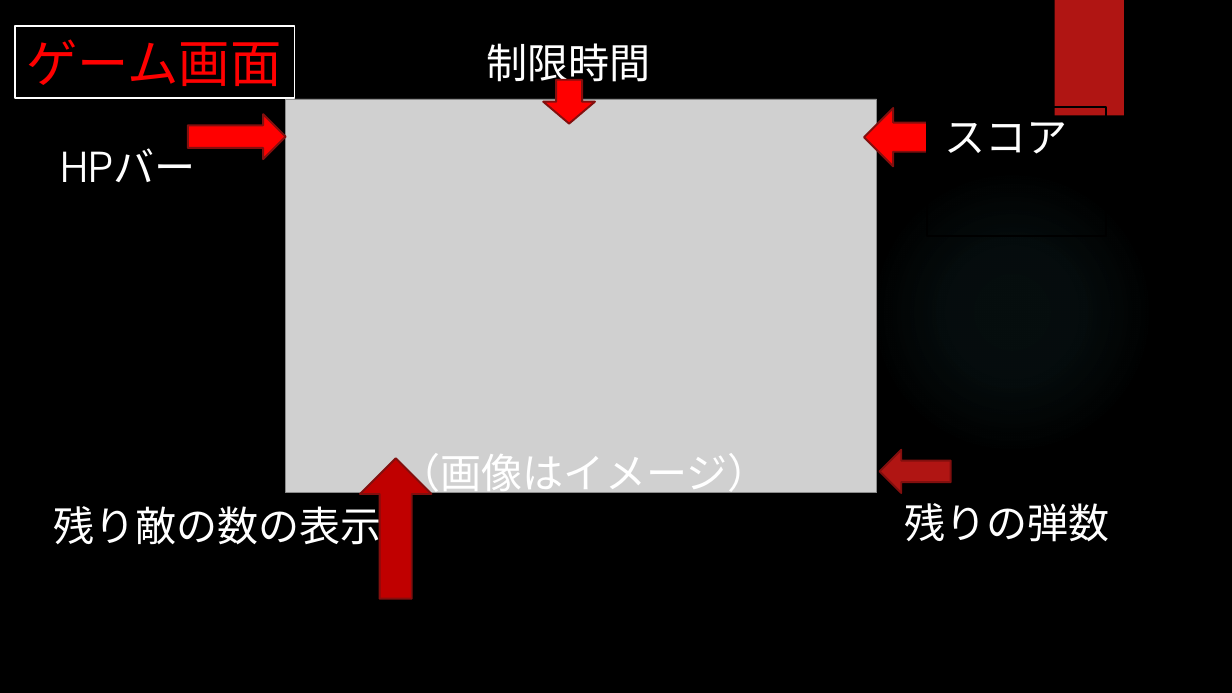
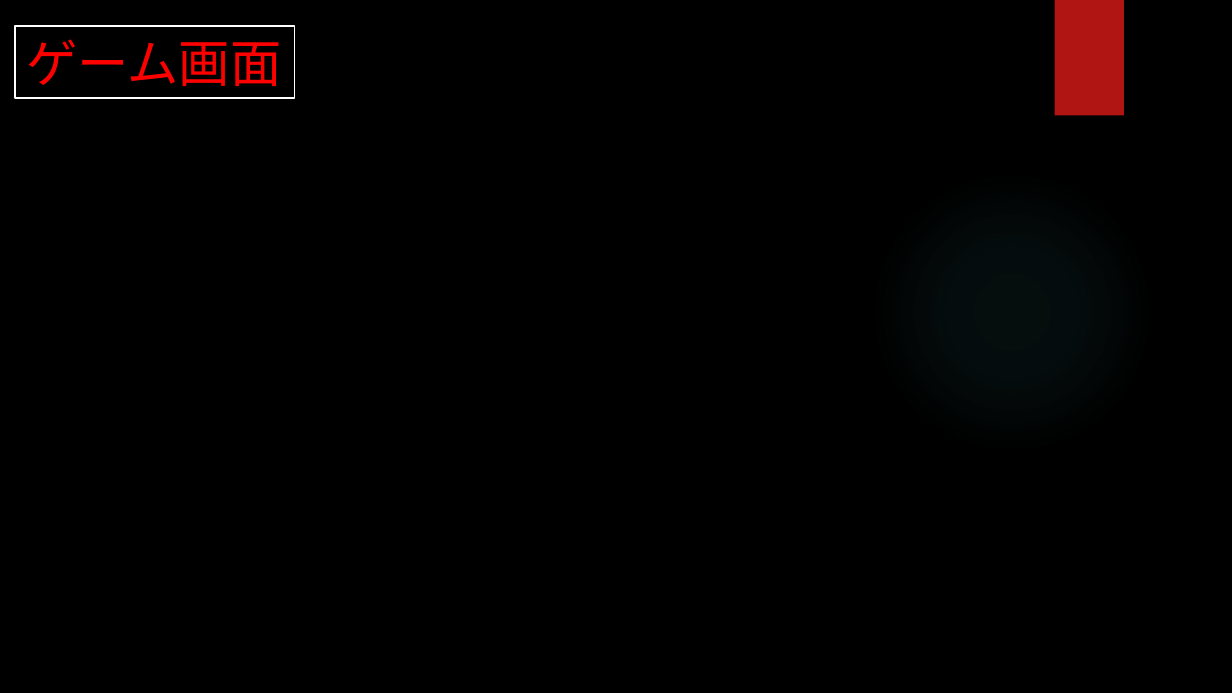
Before and after one commit to aporo1219/CreateDOG, a slide deck: slide 4 of ゲーム制作企画書.pptx. Drawn at 1232x693 pixels with LibreOffice and Linux fonts; fonts in the diff are those of the drawing; grey boxes stand for pictures; background and template pictures are left out. Boxes give left, top, right and bottom in pixels: in the first picture for what was removed or moved away, otherwise in the second. Text is boxed around its words. In the diff, an @@ line names an element or a change of style, - is before the commit and + after.

```diff
--- a/ゲーム制作企画書.pptx
+++ b/ゲーム制作企画書.pptx
@@ rectangle removed at (x1=442, y1=1, x2=692, y2=93) @@
@@ text removed at (x1=486, y1=43, x2=650, y2=88) @@
-制限時間
@@ right arrow removed at (x1=543, y1=80, x2=595, y2=123) @@
@@ up arrow removed at (x1=188, y1=114, x2=286, y2=159) @@
@@ picture removed at (x1=286, y1=99, x2=877, y2=493) @@
@@ right arrow removed at (x1=864, y1=108, x2=927, y2=166) @@
@@ rectangle removed at (x1=927, y1=107, x2=1106, y2=237) @@
@@ text removed at (x1=944, y1=110, x2=1067, y2=154) @@
-スコア
@@ rectangle removed at (x1=43, y1=140, x2=217, y2=265) @@
@@ text removed at (x1=61, y1=140, x2=196, y2=182) @@
-HPバー
@@ up arrow removed at (x1=360, y1=458, x2=432, y2=599) @@
@@ text removed at (x1=400, y1=454, x2=769, y2=498) @@
-（画像はイメージ）
@@ left arrow removed at (x1=880, y1=450, x2=951, y2=494) @@
@@ rectangle removed at (x1=43, y1=496, x2=402, y2=607) @@
@@ text removed at (x1=53, y1=499, x2=382, y2=552) @@
-残り敵の数の表示
@@ rectangle removed at (x1=896, y1=494, x2=1192, y2=619) @@
@@ text removed at (x1=905, y1=503, x2=1110, y2=542) @@
-残りの弾数
```
Also in this commit, not shown: 2 other slides changed, 2 slides added, 1 slide removed, 2 other files.
